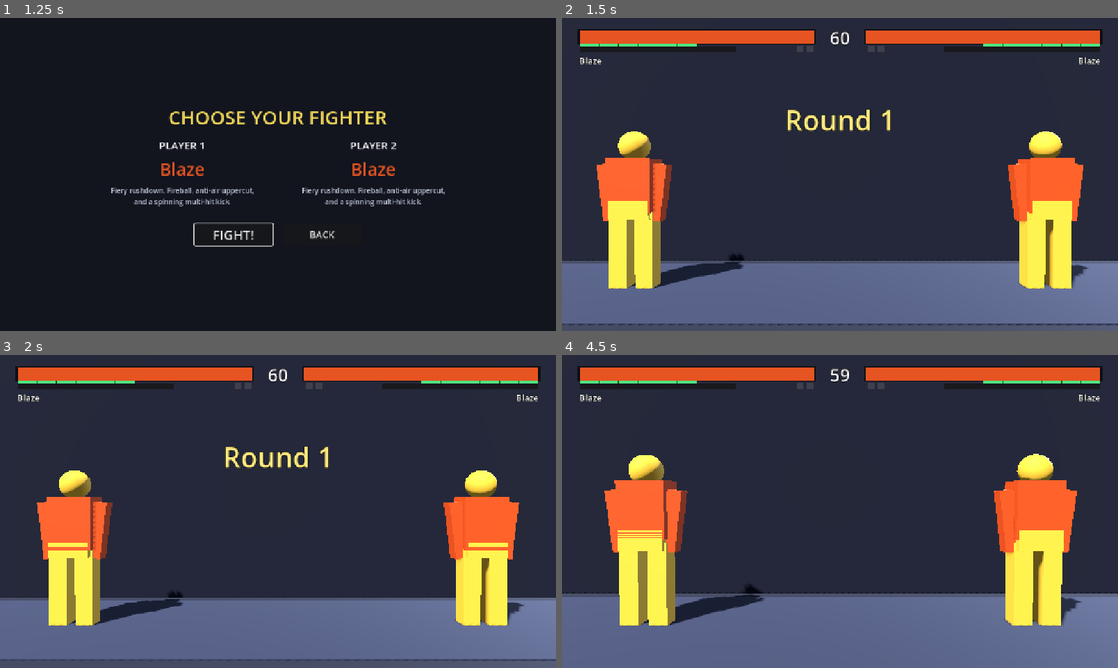
Above: before the commit, frames 1-4 (two rows, left to right).
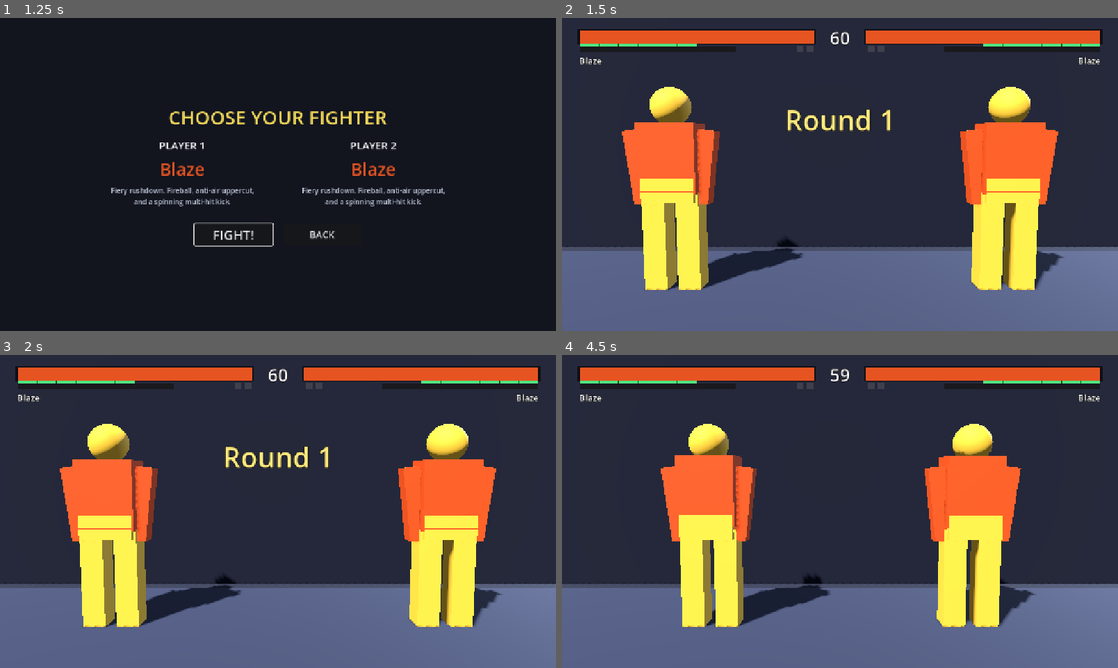
Above: after the commit, the same moments.

Repository: muji-wyh/FootisesGame3
Game: Godot game, scene res://scenes/Main.tscn
Same seed, same stepped clock (60 frames per second), same inputs: the game is played once before the commit and once after it. Sound files missing from this copy of the repository are replaced by a short silence.
Inputs (mouse positions are in pixels of both pictures, inside the frame that each line leads up to):
- Up to frame 1 (1.25 s): click "LOCAL 2-PLAYER" at 0.5 s
- Up to frame 2 (1.5 s): click "FIGHT!" at 1.25 s
- Up to frame 3 (2 s): no input
- Up to frame 4 (4.5 s): move the mouse to (962, 495) at 2.02 s; hold D 2.03-2.75 s; tap U (p1_lp) at 2.1 s; click (962, 495) at 2.17 s; drag from (728, 527) to (812, 574) at 2.77 s; move the mouse to (895, 442) at 3.52 s; hold D 3.53-4.25 s; tap O at 3.6 s; drag from (812, 574) to (673, 464) at 4.27 s

Frame 1 is identical in both runs. In frame 2, 25% of the frame differs, in the area x 0-100%, y 22-100%; in frame 3, 25%; in frame 4, 28%, in the area x 0-100%, y 22-87%.

Commit message:
feat(camera): SF6-style round-start spacing and framing
Start fighters closer (Arena.START_DISTANCE 2.4 -> 1.5) so the opening matches the reference: ~2 body-widths apart with each fighter ~half a body from the screen edge. Lower the camera MIN_Z to ~3.4 (the round-start fit-zoom) and bump MARGIN to 1.0 so the close start frames near the edges; the start is now the most zoomed-in view and the camera only pulls out as fighters separate. Verified visually against the reference; 120/120 headless tests pass.

Co-authored-by: Copilot <223556219+Copilot@users.noreply.github.com>

Diff:
--- a/scripts/match/Arena.gd
+++ b/scripts/match/Arena.gd
@@ -6,7 +6,7 @@
 ## can be driven by the visual Match scene OR by a headless test harness.
 
 const STAGE_HALF_WIDTH := 7.0
-const START_DISTANCE := 2.4
+const START_DISTANCE := 1.5
 
 signal ko(loser_side: int)
 
--- a/scripts/match/FightCamera.gd
+++ b/scripts/match/FightCamera.gd
@@ -8,8 +8,8 @@
 
 const FOV := 45.0
 const FEET_FRAC := 0.87        # screen fraction (from top) at which the fighters' feet sit
-const MARGIN := 0.9            # world metres kept beyond each fighter, horizontally
-const MIN_Z := 4.0             # closest pull-in (fighters touching -> ref-1 framing)
+const MARGIN := 1.0            # world metres kept beyond each fighter, horizontally
+const MIN_Z := 3.4             # closest pull-in ≈ the round-start framing (most zoomed-in)
 const MAX_Z := 12.0            # farthest pull-out (keeps both framed corner-to-corner)
 const HEIGHT := 1.35           # camera height (constant; pitch is what tracks the floor)
 const FOLLOW := 0.2
